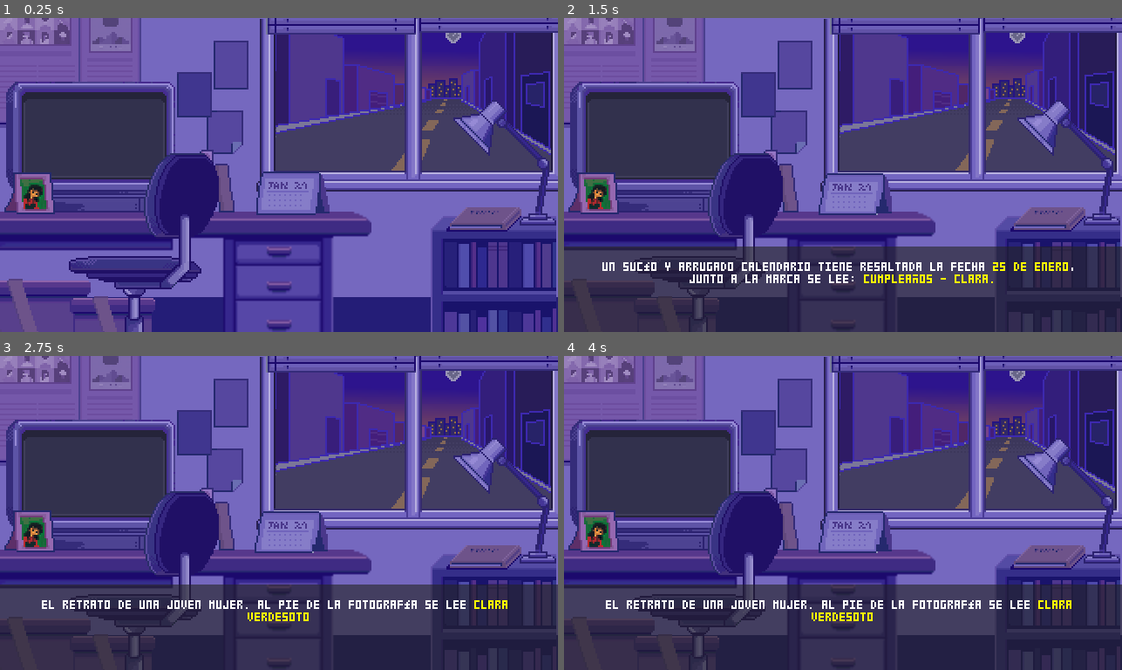
Above: before the commit, frames 1-4 (two rows, left to right).
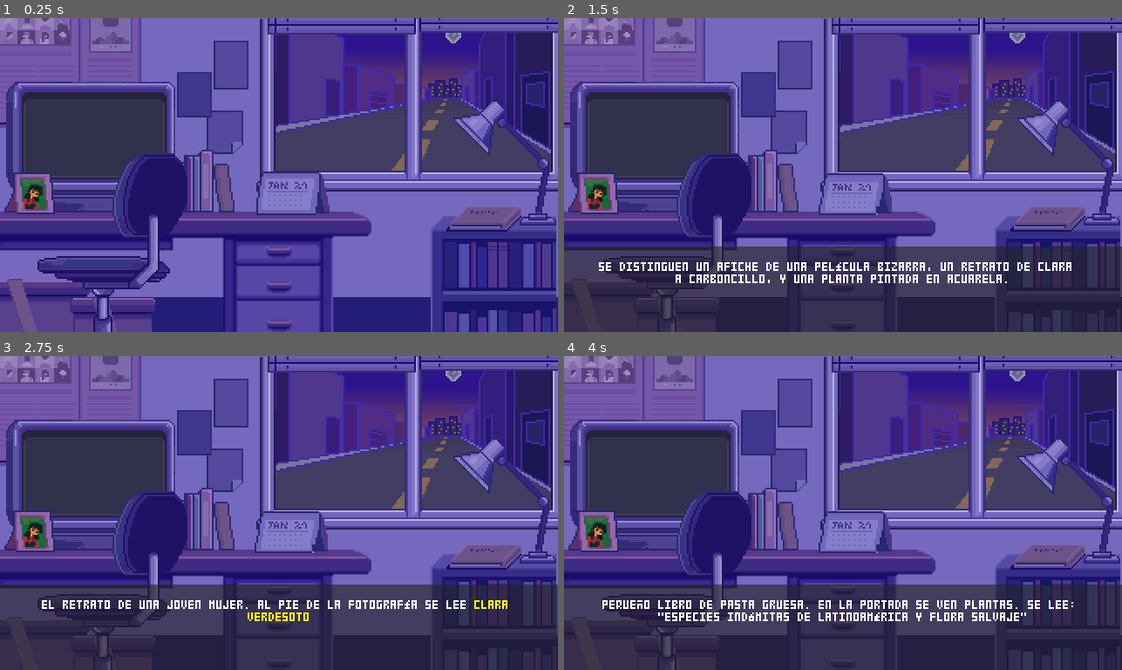
Above: after the commit, the same moments.

Repository: fede-alvarez/ggj-2021
Game: Godot game, scene res://scenes/Game.tscn
Same seed, same stepped clock (60 frames per second), same inputs: the game is played once before the commit and once after it.
Inputs (mouse positions are in pixels of both pictures, inside the frame that each line leads up to):
- Up to frame 1 (0.25 s): no input
- Up to frame 2 (1.5 s): click (854, 193) at 0.5 s; click (776, 96) at 1.27 s
- Up to frame 3 (2.75 s): click (33, 531) at 2 s
- Up to frame 4 (4 s): click (1049, 556) at 2.77 s; click (843, 588) at 3.52 s

The runs differ from the first frame. In frame 1, 5.5% of the frame differs, in the area x 6-40%, y 43-100%; in frame 2, 5.9%; in frame 3, 4.2%; in frame 4, 6.0%, in the area x 6-92%, y 43-100%.

Commit message:
Agregado los dialogos para todos los elementos interactuables

Diff:
--- a/scenes/Game.tscn
+++ b/scenes/Game.tscn
@@ -97,6 +97,15 @@
 position = Vector2( 122.161, 45.7326 )
 texture = ExtResource( 10 )
 
+[node name="PostersButton" type="TextureButton" parent="Elements/posters"]
+margin_left = -20.0424
+margin_top = -25.7689
+margin_right = 19.9576
+margin_bottom = 24.2311
+__meta__ = {
+"_edit_use_anchors_": false
+}
+
 [node name="newspaper" type="Sprite" parent="Elements"]
 texture = ExtResource( 2 )
 centered = false
@@ -125,13 +134,49 @@
 position = Vector2( 277.411, 115.566 )
 texture = ExtResource( 18 )
 
+[node name="ArchiveButton" type="TextureButton" parent="Elements/archive"]
+margin_left = -18.3245
+margin_top = -9.73489
+margin_right = 21.6755
+margin_bottom = 10.2651
+__meta__ = {
+"_edit_use_anchors_": false
+}
+
 [node name="desk" type="Sprite" parent="Elements"]
 position = Vector2( 106.578, 145.577 )
 texture = ExtResource( 14 )
 
+[node name="Drawer1" type="TextureButton" parent="Elements/desk"]
+margin_left = 27.4868
+margin_top = -21.7604
+margin_right = 77.4868
+margin_bottom = -1.76038
+__meta__ = {
+"_edit_use_anchors_": false
+}
+
+[node name="Drawer2" type="TextureButton" parent="Elements/desk"]
+margin_left = 27.4868
+margin_top = -3.46924
+margin_right = 77.4868
+margin_bottom = 16.5308
+__meta__ = {
+"_edit_use_anchors_": false
+}
+
 [node name="books" type="Sprite" parent="Elements"]
 position = Vector2( 116.39, 93.6351 )
 texture = ExtResource( 12 )
+
+[node name="BookButton" type="TextureButton" parent="Elements/books"]
+margin_left = -16.121
+margin_top = -20.1512
+margin_right = 23.879
+margin_bottom = 19.8488
+__meta__ = {
+"_edit_use_anchors_": false
+}
 
 [node name="calendary" type="Sprite" parent="Elements"]
 position = Vector2( 167.755, 100.561 )
@@ -190,12 +235,13 @@
 centered = false
 
 [node name="silla" type="Sprite" parent="Elements"]
-position = Vector2( 82.6883, 129.629 )
+position = Vector2( 64.3638, 129.629 )
 texture = ExtResource( 27 )
 
 [node name="HUD" type="CanvasLayer" parent="."]
 
 [node name="Dialogs" type="Control" parent="HUD"]
+visible = false
 anchor_top = 1.0
 anchor_right = 1.0
 anchor_bottom = 1.0
@@ -228,7 +274,23 @@
 scroll_active = false
 
 [node name="DialogTime" type="Timer" parent="HUD/Dialogs"]
-wait_time = 7.0
+wait_time = 5.0
+
+[node name="ConfirmButton" type="Button" parent="HUD/Dialogs"]
+margin_left = 88.1868
+margin_top = -16.6066
+margin_right = 140.187
+margin_bottom = -2.6066
+custom_fonts/font = ExtResource( 5 )
+text = "ABRIR"
+
+[node name="DenyButton" type="Button" parent="HUD/Dialogs"]
+margin_left = 191.835
+margin_top = -16.6066
+margin_right = 243.835
+margin_bottom = -2.6066
+custom_fonts/font = ExtResource( 5 )
+text = "NO ABRIR"
 
 [node name="Popup" type="Popup" parent="HUD"]
 anchor_right = 1.0
@@ -597,6 +659,11 @@
 stream = ExtResource( 20 )
 volume_db = -10.0
 autoplay = true
+[connection signal="pressed" from="Elements/posters/PostersButton" to="." method="_on_PostersButton_pressed"]
+[connection signal="pressed" from="Elements/archive/ArchiveButton" to="." method="_on_ArchiveButton_pressed"]
+[connection signal="pressed" from="Elements/desk/Drawer1" to="." method="_on_Drawer1_pressed"]
+[connection signal="pressed" from="Elements/desk/Drawer2" to="." method="_on_Drawer2_pressed"]
+[connection signal="pressed" from="Elements/books/BookButton" to="." method="_on_BookButton_pressed"]
 [connection signal="mouse_entered" from="Elements/calendary/MaskButton" to="." method="_on_MaskButton_mouse_entered"]
 [connection signal="mouse_exited" from="Elements/calendary/MaskButton" to="." method="_on_MaskButton_mouse_exited"]
 [connection signal="pressed" from="Elements/calendary/MaskButton" to="." method="_on_MaskButton_pressed"]
@@ -605,6 +672,8 @@
 [connection signal="mouse_exited" from="Elements/tv-anim/PCArea" to="." method="_on_PCArea_mouse_exited"]
 [connection signal="pressed" from="Elements/portrait/PortraitButton" to="." method="_on_PortraitButton_pressed"]
 [connection signal="timeout" from="HUD/Dialogs/DialogTime" to="HUD/Dialogs" method="_on_DialogTime_timeout"]
+[connection signal="pressed" from="HUD/Dialogs/ConfirmButton" to="HUD/Dialogs" method="_on_ConfirmButton_pressed"]
+[connection signal="pressed" from="HUD/Dialogs/DenyButton" to="HUD/Dialogs" method="_on_DenyButton_pressed"]
 [connection signal="pressed" from="HUD/Popup/SearcherButton" to="." method="_on_SearcherButton_pressed"]
 [connection signal="pressed" from="HUD/Popup/NewsDetail/ScrollContainer/Control/LinkButton" to="HUD/Popup/NewsDetail" method="_on_LinkButton_pressed"]
 [connection signal="pressed" from="HUD/Popup/TextureButton" to="." method="_on_TextureButton_pressed"]
--- a/scripts/Dialogs.gd
+++ b/scripts/Dialogs.gd
@@ -1,14 +1,86 @@
 extends Control
 
 onready var text_label = $RichTextLabel
+onready var confirm_button = $ConfirmButton
+onready var deny_button = $DenyButton
+
+var dialogs = []
+var current_dialog = 0
+var dialogs_count = 0
 
 func _ready():
+	confirm_button.visible = false
+	deny_button.visible = false
 	visible = false
 
-func show_dialog(msg):
+func show_dialog( dialog_lines ):
 	visible = true
-	text_label.bbcode_text = "[center]"+msg+"[/center]";
+	dialogs_count = dialog_lines.size()
+	dialogs.clear()
+	for dialog in dialog_lines:
+		dialogs.append(dialog)
+
+	update_text(dialogs[current_dialog])
 	$DialogTime.start()
 
+func update_text( msg ):
+	text_label.bbcode_text = "[center]"+msg+"[/center]";
+
 func _on_DialogTime_timeout():
+	current_dialog += 1
+
+	if current_dialog > dialogs_count - 1:
+		close_dialog()
+	else:
+		var dialog_command = dialogs[current_dialog]
+		if dialog_command in ["[QUESTION]", "[END]", "[SKIP]"]:
+			match dialog_command:
+				"[QUESTION]":
+					$DialogTime.stop()
+					confirm_button.visible = true
+					deny_button.visible = true
+				"[END]":
+					close_dialog()
+				"[SKIP]":
+					var pos = get_tag_position("SKIP")
+					current_dialog = pos+2
+					update_text(dialogs[current_dialog])
+					$DialogTime.start()
+					pass
+		else:
+			update_text(dialogs[current_dialog])
+			$DialogTime.stop()
+			$DialogTime.start()
+
+func close_dialog():
+	current_dialog = 0
+	$DialogTime.stop()
 	visible = false
+
+func _on_ConfirmButton_pressed():
+	hide_buttons()
+	$DialogTime.start()
+
+func _on_DenyButton_pressed():
+	hide_buttons()
+	var end_pos = get_end_position()
+	current_dialog = end_pos+1
+	update_text(dialogs[end_pos+1])
+	$DialogTime.start()
+
+func get_end_position():
+	var index = 0
+	for dialog in dialogs:
+		if dialog == "[END]":
+			return index
+		index += 1
+
+func get_tag_position(tag):
+	var index = 0
+	for dialog in dialogs:
+		if dialog == "["+tag+"]":
+			return index
+		index += 1
+func hide_buttons():
+	confirm_button.visible = false
+	deny_button.visible = false
--- a/scripts/Game.gd
+++ b/scripts/Game.gd
@@ -110,8 +110,67 @@
 
 # Pressed elements
 
+func father(msg):
+	return "[color=#B6AFE3]" + msg.to_upper() + "[/color]"
+
 func _on_MaskButton_pressed():
-	$HUD/Dialogs.show_dialog("UN SUCÍO Y ARRUGADO CALENDARIO TIENE RESALTADA LA FECHA [color=yellow]25 DE ENERO[/color], JUNTO A LA MARCA SE LEE: [color=yellow]CUMPLEAÑOS - CLARA.[/color]")
+	$HUD/Dialogs.show_dialog([
+		"UN SUCÍO Y ARRUGADO CALENDARIO TIENE RESALTADA LA FECHA [color=yellow]25 DE ENERO[/color], JUNTO A LA MARCA SE LEE: [color=yellow]CUMPLEAÑOS - CLARA.[/color]",
+		father("Pronto habríamos podido celebrar tus 27... Quizá podría pedir chatarra y comerla en tu nombre."),
+	])
 
 func _on_PortraitButton_pressed():
-	$HUD/Dialogs.show_dialog("EL RETRATO DE UNA JOVEN MUJER. AL PIE DE LA FOTOGRAFÍA SE LEE [color=yellow]CLARA VERDESOTO[/color]")
+	$HUD/Dialogs.show_dialog([
+		"EL RETRATO DE UNA JOVEN MUJER. AL PIE DE LA FOTOGRAFÍA SE LEE [color=yellow]CLARA VERDESOTO[/color]",
+		father("TIENES A TU MADRE EN LA SONRISA.")
+	])
+
+func _on_ArchiveButton_pressed():
+	$HUD/Dialogs.show_dialog([
+		"Pequeño libro de pasta gruesa. En la portada se ven plantas. Se lee: “Especies indómitas de Latinoamérica y flora salvaje”".to_upper(),
+		father("Los lirios ahora me parecen más pequeños, más frágiles. ¿Hay lirios en el vacío, CLARA?")
+	])
+
+func _on_Drawer1_pressed():
+	$HUD/Dialogs.show_dialog([
+		"Dentro del cajón hay una carpeta que lleva el nombre de CLARA.".to_upper(),
+		father("¿Descuidaste esto?. Debería estar en el estudio."),
+		"[QUESTION]",
+		"INFORME 00034: CORNHEAL INDUSTRIES\nCLARA VERDESOTO, CONSULTORA BIOQUÍMICA\nIDENTIFICACIÓN DE PATÓGENOS EN MÉTODO DE PRODUCCIÓN EN MASA.",
+		father("¿Patógenos en masa?"),
+		"[END]",
+		father("Será mejor dejarte descansar.")
+	])
+
+func _on_PostersButton_pressed():
+	$HUD/Dialogs.show_dialog([
+		"Se distinguen un afiche de una película bizarra, un retrato de CLARA  a carboncillo, y una planta pintada en acuarela.".to_upper()
+	])
+
+func _on_Drawer2_pressed():
+	$HUD/Dialogs.show_dialog([
+		"En el cajón hay dos discos de punk, ambos con carátulas garabateadas con la palabra CLARA.".to_upper(),
+		"[QUESTION]",
+		"En el reverso de la portada, hay una dedicatoria: “Que este disco manifieste mi pálpito. Te amo” . Att: Jorge".to_upper(),
+		father("¿Pero quién diablos es ese JORGE?"),
+		"[SKIP]",
+		father("No suena tan mal después de todo."),
+		"¿Abro el segundo disco?".to_upper(),
+		"[QUESTION]",
+		"Un trozo de papel cae. Se lee un número : 03- 3365- 428 Thomas Berstein.".to_upper(),
+		father("Berstein... ¿de dónde me suena esto?"),
+		"[END]",
+		father("¿Dónde venderán reproductores de CD´s?")
+	])
+
+
+func _on_BookButton_pressed():
+	$HUD/Dialogs.show_dialog([
+		"En la portada del libro se lee: Diario de CLARA".to_upper(),
+		"[QUESTION]",
+		father("No tiene sentido esconderlo ahora."),
+		"En una de las páginas se puede apreciar: “ T. B se ha enterado de todo, creo que debo cuidarme, me despediré de papá”.".to_upper(),
+		father("¿T.B?, ¿Que es un T.B?, ¿Alguna jerga de muchachos?"),
+		"[END]",
+		father("Que al menos tus secretos se mantengan en paz")
+	])
